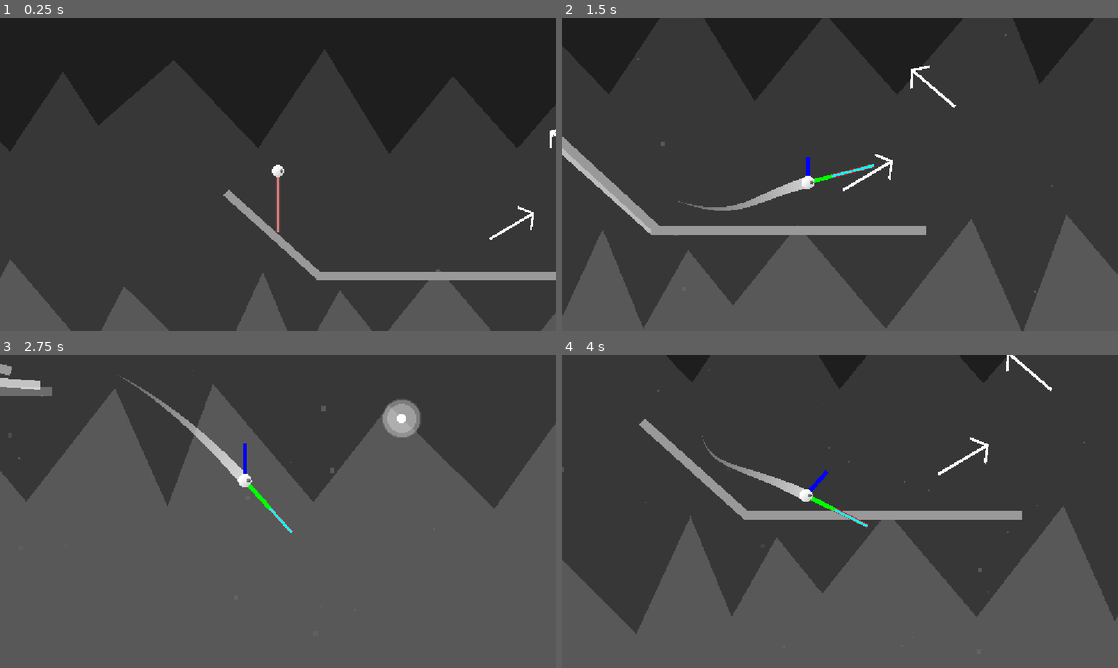
Above: before the commit, frames 1-4 (two rows, left to right).
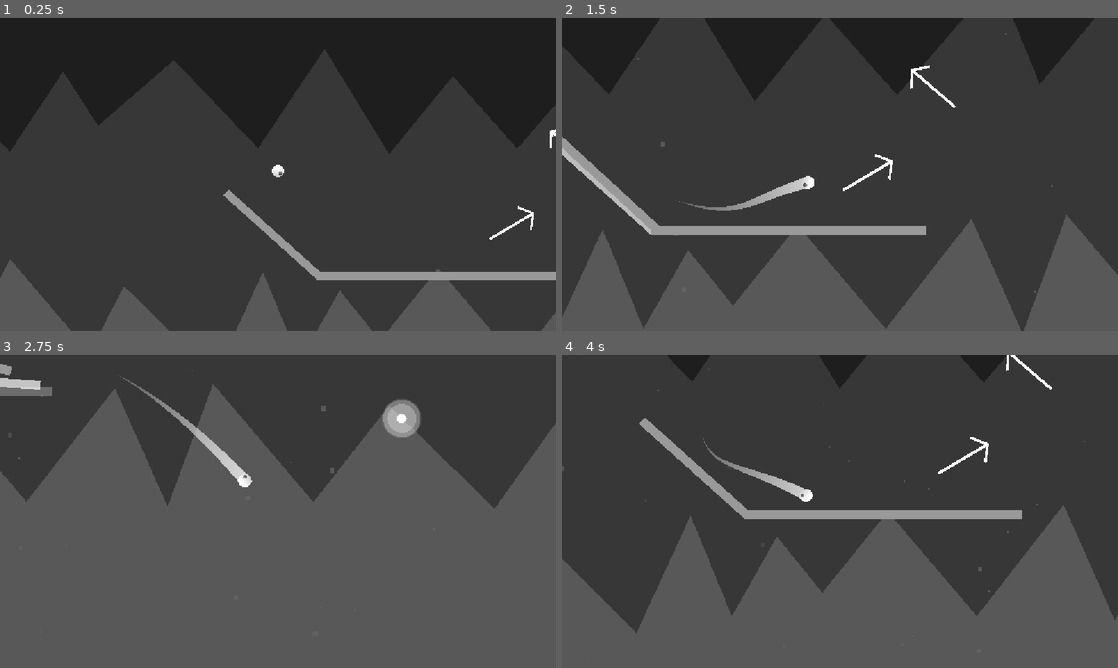
Above: after the commit, the same moments.

Repository: appellatebaton0/wierd-jam
Game: Godot game, scene res://Scenes/Levels/Interpolation_2.tscn
Same seed, same stepped clock (60 frames per second), same inputs: the game is played once before the commit and once after it. This scene is started directly instead of the project's main scene.
Inputs:
- Up to frame 1 (0.25 s): no input
- Up to frame 2 (1.5 s): tap Enter at 0.5 s; hold W from 0.53 s (still down); tap Space (Jump) at 0.6, 0.77, 1.07, 1.35 s
- Up to frame 3 (2.75 s): tap Space (Jump) at 1.52, 1.82, 2.1 s; release W at 2.03 s
- Up to frame 4 (4 s): tap Space (Jump) at 2.85, 3.02, 3.32, 3.6, 3.77 s

The runs differ from the first frame. In frame 1, 0.1% of the frame differs, in the area x 49-51%, y 48-69%; in frame 2, 0.4%; in frame 3, 0.3%; in frame 4, 1.1%, in the area x 0-100%, y 0-90%.

Commit message:
h20.3 - Player Cleanup
Cleaned up all the obsolete code in the player's script as I try to get it generalized to all surfaces. Next, I have a bit more work to do on splines, then we'll come back to this.

Diff:
--- a/Scripts/Player.gd
+++ b/Scripts/Player.gd
@@ -1,7 +1,7 @@
 class_name Player extends CharacterBody2D
 # The class for the player. Snaps(?) to the nearest rail.
 
-const DEBUG := true
+const DEBUG := false#true
 
 @onready var spawn_position = global_position
 
@@ -27,7 +27,16 @@
 	if DEBUG: queue_redraw()
 
 
+	# Buffer the jump input.
+	jump_buffering = move_toward(jump_buffering, 0, delta)
+	if Input.is_action_just_pressed("Jump"): jump_buffering = JUMP_BUFFER
+
+
+	# Grinding
 	if is_on_wall():
+
+		## -- DIRECTION SETTING -- ##
+
 		# Create a vector rotated to mimic the rail's rotation.
 		var grind_vector = get_wall_normal()
 
@@ -37,40 +46,20 @@
 
 		# Figure out which direction is closer to the current direction, and set to that.
 		direction = closest([a,b], direction) - (grind_vector / 2)
-		#print(direction, " out of ", [a,b], " from ", get_wall_normal())
 
-		#on_snap_mag = mag(velocity.project(direction))
+		## -- VELOCITY APPLICATION -- ##
 
-
-	# Buffer the jump input.
-	jump_buffering = move_toward(jump_buffering, 0, delta)
-	if Input.is_action_just_pressed("Jump"): jump_buffering = JUMP_BUFFER
-
-
-	# Grinding
-	if is_on_wall():
 		velocity = direction * max(grind_speed, on_snap_mag)
 
 
+		## -- JUMPING -- ##
+		if jump_buffering:
 
-		if jump_buffering: # Jump
-
-			# Get the two options for jump directions. (Perpendiculars to current dir).
-			var a = direction.rotated(deg_to_rad(90))
-			var b = direction.rotated(deg_to_rad(-90))
-
-			# Compare them to the direction from the rail to the player.
-			var rail_to_player = get_wall_normal()
-
-			# Choose the jump direction based on which is closer to that direction.
-			var jump_direction = get_wall_normal()
-
-			velocity += jump_direction * mag(velocity)
+			# Jump completely perpendicular to the current surface,
+			# with all the current velocity.
+			velocity += get_wall_normal() * mag(velocity)
 
 			jump_buffering = 0.0
-
-			snapped_to = null
-
 
 	# Freefall
 	else:
@@ -88,27 +77,6 @@
 	if not DEBUG: rotation += deg_to_rad(sqrt(pow(velocity.x,2) + pow(velocity.y, 2)) / 40)
 
 	move_and_slide()
-
-func _on_rail_enter(rail:Node2D):
-	if   rail is DeathRail: Global.reset_level.emit() # Die.
-	elif rail is Rail: snap_to(rail) # Snap to this rail.
-func _on_rail_exit (rail:Node2D): if snapped_to == rail: snapped_to = null
-
-func snap_to(rail:Rail): pass
-	#snapped_to = rail
-	#
-	#
-	## Create a vector rotated to mimic the rail's rotation.
-	#var rail_vector = Vector2.DOWN.rotated(rail.rotation)
-	#
-	## Find the two vectors parallel to the rail.
-	#var a = rail_vector.rotated(deg_to_rad(-90))
-	#var b = rail_vector.rotated(deg_to_rad(90))
-	#
-	## Figure out which direction is closer to the current direction, and set to that.
-	#direction = closest([a,b], direction)
-	#
-	#on_snap_mag = mag(velocity.project(direction))
 
 # Returns the Vector2 that is most similar to the comparator out of the given array.
 func closest(of:Array[Vector2], compared_to:Vector2):
